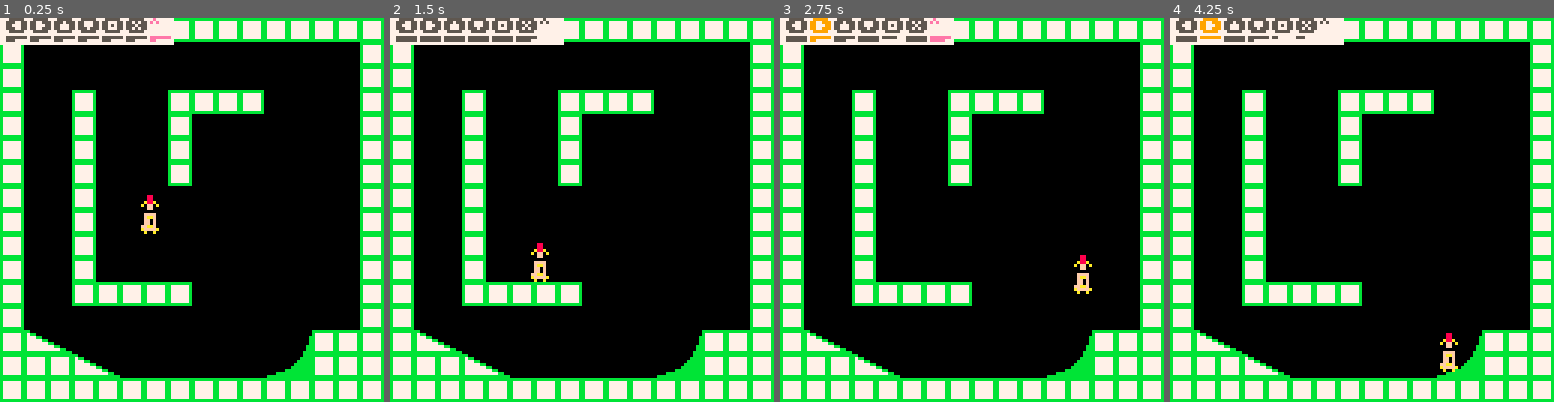
Above: before the commit, frames 1-4 (left to right).
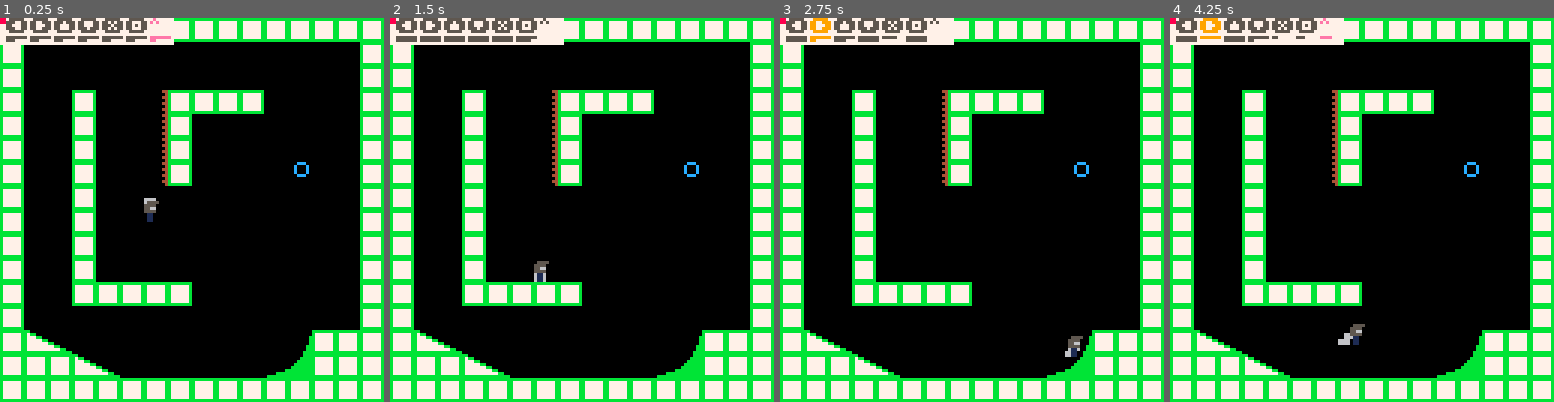
Above: after the commit, the same moments.

Repository: lemtzas/rocket-punk-pico8
Game: PICO-8 cartridge rpr.p8
Same seed, same stepped clock (60 frames per second), same inputs: the game is played once before the commit and once after it.
Inputs:
- Up to frame 1 (0.25 s): no input
- Up to frame 2 (1.5 s): tap X (X key) at 0.33, 1.07 s; tap O (Z key) at 0.7 s
- Up to frame 3 (2.75 s): hold Right 1.6-2.1 s; tap O (Z key) at 1.7, 2.1, 2.5 s; tap X (X key) at 1.85 s; hold Up 2.15-2.42 s; hold Right from 2.47 s (still down)
- Up to frame 4 (4.25 s): tap O (Z key) every 0.4 s from 2.9 to 4.1 s; tap X (X key) at 2.97, 4.08 s; release Right at 3.03 s; hold Left 3.08-3.58 s; hold Down 3.63-3.97 s; hold Right from 4.02 s (still down)

The runs differ from the first frame. In frame 1, 0.8% of the frame differs, in the area x 0-81%, y 0-57%; in frame 2, 0.7%; in frame 3, 1.0%, in the area x 0-82%, y 0-89%; in frame 4, 1.0%.

Commit message:
build system, ECS-esque architecture

Diff:
--- a/rpr.p8
+++ b/rpr.p8
@@ -1,239 +1,302 @@
 pico-8 cartridge // http://www.pico-8.com
-version 8
+version 10
 __lua__
 --------------------------------
 ------ retro punk --------------
 -- rocket punk for pico8 -------
 --------------------------------
--- TODO: Tap-to-jump
--- TODO: Wall slide
--- TODO: Ledge hange
--- TODO: Ledge climb?
--- TODO: Genericize Raycasting
--- TODO: Raycast light
--- TODO: Particles
+-- todo: tap-to-jump
+-- todo: wall slide
+-- todo: ledge hange
+-- todo: ledge climb?
+-- todo: genericize raycasting
+-- todo: raycast light
+-- todo: particles
+--
+-- these should not be gibberish:
+-- ⬆️⬇️⬅️➡️❎🅾️
 local t = 0;     -- current time
 local p =              -- player
- { x = 50, y = 50,
-  vx = 0, vy = 0,
-  fy = 0, -- the lower wall
-  inair = false, air = 0 };
+  { x = 50, y = 50,
+    vx = 0, vy = 0,
+    fy = 0, -- the lower wall
+    inair = false, air = 0 };
 local gravity = 5;
-local bsym = {"⬅️","➡️","⬆️","⬇️","🅾️","❎"}
+
+local missile_x, missile_y = 100,50
 
 -------------------------- util --
+
+function spaces(n)
+ local space = ""
+ for i=1,n do
+  space = space .. " "
+ end
+ return space
+end
+
+function dump(name, v)
+ _dump(name, v, 0)
+end
+
+-- todo: have this sort tables
+function _dump(name, v, depth)
+ local padding = spaces(depth*2)
+ if depth > 10 then
+  printh(padding .. "depth limit reached")
+  return
+ end
+ if type(v) == "table" then
+  printh(padding .. name .. " (table) len: " .. #v)
+  for k2,v2 in pairs(v) do
+   _dump(k2, v2, depth+1)
+  end
+ else
+  if type(v) == "boolean" then
+   v = v and "true" or "false"
+  elseif v == nil then
+   v = "nil"
+  elseif v == "function" then
+   v = "function"
+  end
+  printh(padding .. name .. " " .. v)
+ end
+end
+
 function len(x,y)
- return sqrt(len2(x,y))
+  return sqrt(len2(x,y))
 end
 
 function len2(x,y)
- return x*x + y*y
-end
-
-
+  return x*x + y*y
+end
+
+function mpos()
+  return stat"32", stat"33"
+end
+
+-- read button bitmask
+-- (1 = primary, 2 = secondary, 4 = middle)
+function mbut(x)
+  return band(stat"34", x)
+end
 --------------------------------
 ----------------------- setup --
-cls(); rect(0,0,127,127,1)
-
-
+function _init()
+  cls(); rect(0,0,127,127,1)
+  -- poke(0x5f2d, 1) -- initiate mouse
+  px1,py1, px2,py2 ,px3,py3 =
+    p.x-4, p.y-2 ,p.x-4, p.y-2, p.x-4, p.y-2
+end
 --------------------------------
 ------------ callback: update --
-
 _b = {
- { count=0, isdown=false, used=false,
-   sym="⬅️", col= 8 }, -- left
- { count=0, isdown=false, used=false,
-   sym="➡️", col= 9 }, -- right
- { count=0, isdown=false, used=false,
-   sym="⬆️", col=11 }, -- up
- { count=0, isdown=false, used=false,
-   sym="⬇️", col=12 }, -- down
- { count=0, isdown=false, used=false,
-   sym="🅾️", col=14 }, -- o
- { count=0, isdown=false, used=false,
-   sym="❎", col=15 }  -- x
+  { count=0, isdown=false, used=false,
+      sym="⬅️", col= 8 }, -- left
+  { count=0, isdown=false, used=false,
+      sym="➡️", col= 9 }, -- right
+  { count=0, isdown=false, used=false,
+      sym="⬆️", col=11 }, -- up
+  { count=0, isdown=false, used=false,
+      sym="⬇️", col=12 }, -- down
+  { count=0, isdown=false, used=false,
+      sym="❎", col=14 }, -- o
+  { count=0, isdown=false, used=false,
+      sym="🅾️", col=15 }  -- x
 }
 
+local o_all = {}
+local o_gravity = {}
+add(o_all,p)
+add(o_gravity,p)
+
 function draw_debug()
- for i=0,5 do
-  local cur = b(i)
-  mon(cur.sym, cur.isdown, cur.count, cur.col)
- end
- mon("^", p.inair, p.air, 14)
- mon_draw(0,0)
- -- rectfill(0,0,32,32,5)
- -- cursor(1,1)
- -- color"7"
- -- up = b"2"
- -- print("up "..up.count)
- -- print(up.count==0)
- -- if p.inair then print"inair\n" end
- -- if p.onwalll then print"wall-l\n" end
- -- if p.onwallr then print"wall-r\n" end
+  for i=0,5 do
+    local cur = b(i)
+    mon(cur.sym, cur.isdown, cur.count, cur.col)
+  end
+  mon("^", p.inair, p.air, 14)
+  mon_draw(0,0)
+  -- rectfill(0,0,32,32,5)
+  -- cursor(1,1)
+  -- color"7"
+  -- up = b"2"
+  -- print("up "..up.count)
+  -- print(up.count==0)
+  -- if p.inair then print"inair\n" end
+  -- if p.onwalll then print"wall-l\n" end
+  -- if p.onwallr then print"wall-r\n" end
 end
 
 function b(i)
- return _b[i+1]
+  return _b[i+1]
 end
 
 function update_buttons()
- for i=1,6 do
-  local cur = _b[i]
-  isdown = btn(i-1)
-  cur.count = cur.count + 1
-  if isdown != cur.isdown then
-   cur.count = 0
-   cur.used = false
-  end
-  cur.isdown = isdown
- end
+  for i=1,6 do
+    local cur = _b[i]
+    isdown = btn(i-1)
+    cur.count = cur.count + 1
+    if isdown != cur.isdown then
+      cur.count = 0
+      cur.used = false
+    end
+    cur.isdown = isdown
+  end
 end
 
 function bbuf(i)
- local cur = _b[i+1]
- return cur.count < 5 -- input buffering
+  local cur = _b[i+1]
+  return cur.count < 5 -- input buffering
 end
 
 function btnp2(i)
- local cur = _b[i+1]
- return cur.isdown
-  and cur.count < 2 -- input buffering
-end
-
-function horizontal_controls()
-if btn"0" and p.vx > -2 then
- p.vx = max(-2, p.vx - 0.6)
-end
-if btn"1" and p.vx < 2 then
- p.vx = min(2, p.vx + 0.6)
-end
-end
-
-function vertical_controls()
-
-if p.inair and btn"3" then
- p.vy = p.vy + 1
-end
+  local cur = _b[i+1]
+  return cur.isdown
+    and cur.count < 2 -- input buffering
+end
+
+function comp_gravity(o)
+  p.vy = mid(4, -4, p.vy + 0.4)
+  p.air = p.inair and p.air + 1 or 0
+  p.vx = p.vx * (p.inair and 0.95 or 0.8)
+end
+
+function comp_init_movement()
+  -- raycasted collision
+  -- i am a monster
+  cls(); rect(0,0,127,127,1)
+  map(0,0,0,0,16,16)
+end
+
+function comp_movement(o)
+  local dir = atan2(o.vx, o.vy)
+  local vxy = len(o.vx,o.vy)
+  for i=2,vxy,2 do
+    o.y = o.y + 2 * sin(dir)
+    o.x = o.x + 2 * cos(dir)
+    collide(o)
+  end
+  o.y = o.y + (vxy % 2) * sin(dir)
+  o.x = o.x + (vxy % 2) * cos(dir)
+  collide(o)
+end
+
+function horizontal_controls(o,input)
+  if input.l and o.vx > -2 then
+    o.vx = max(-2, o.vx - 0.6)
+  end
+  if input.r and o.vx < 2 then
+    o.vx = min(2, o.vx + 0.6)
+  end
+end
+
+function vertical_controls(o,input)
+  if o.inair and input.d then
+    o.vy = o.vy + 0.5
+  end
+end
+
+function comp_player_controls(o, input)
+  dump("input",input)
+  horizontal_controls(o,input)
+  vertical_controls(o,input)
+
+  -- wall jumping
+  if o.inair then
+   if o.onwalll and input.x and input.l then
+    o.vy = -2.5
+    o.vx =  3.5
+   end
+   if o.onwallr and input.x and input.r then
+    o.vy = -2.5
+    o.vx = -3.5
+   end
+  end
+
+  -- straight jumping
+  if not o.inair and input.x then
+   o.inair = true
+   o.vy = -5
+  end
 end
 
 function _update()
- t = (t + 1) % 32767
-
- update_buttons()
-
- p.vy = p.vy + 0.4
- p.air = p.inair and p.air + 1 or 0
- p.vx = p.vx * (p.inair and 0.95 or 0.8)
-
- local dir = atan2(p.vx, p.vy)
- local vxy = len(p.vx,p.vy)
- for i=2,vxy,2 do
-  p.y = p.y + 2 * sin(dir)
-  p.x = p.x + 2 * cos(dir)
-  collide()
- end
- p.y = p.y + (vxy % 2) * sin(dir)
- p.x = p.x + (vxy % 2) * cos(dir)
- collide()
-
- horizontal_controls()
- vertical_controls()
- -- straight jumping
- if not p.inair and btn(2) then
-  p.inair = true
-  p.vy = -5
- end
- -- wall jumping
- if p.inair then
-  if p.onwalll and btn(2) then
-   p.vy = -2.5
-   p.vx =  3.5
-  end
-  if p.onwallr and btn(2) then
-   p.vy = -2.5
-   p.vx = -3.5
-  end
- end
+  t = (t + 1) % 32767
+
+  update_buttons()
+
+  -- gravity component
+  foreach(o_gravity, comp_gravity)
+
+  -- movement component
+  comp_init_movement()
+  foreach(o_all, comp_movement)
+
+  comp_player_controls(p,{
+    l = btn"0",
+    r = btn"1",
+    u = btn"2",
+    d = btn"3",
+    x = btn"4",
+    o = btn"5"
+  })
 end----- end callback: update --
 
-function collide()
- -- raycasted collision
- -- i am a monster
- cls(); rect(0,0,127,127,1)
- map(0,0,0,0,100,100)
- -- down
- for y=5,128 do
-  p.fy = p.y+y
-  c = pget(p.x, p.fy)
-  if(c != 0) then break end
- end
-
- p.inair = p.fy > p.y + 8
-
- if(p.fy < p.y + 8) then
-  p.vy = 0
-  p.y = p.fy-8
-  p.air = 0
- end
- -- up
- for y=0,128 do
-  p.cy = p.y-y
-  c = pget(p.x, p.cy)
-  if(c != 0) then break end
- end
-
- if(p.cy > p.y - 3) then
-  p.vy = 0
-  p.y = p.cy+3
- end
-
- -- right lower detection
- for x=0,128 do
-  p.rlw = p.x+x
-  c = pget(p.rlw, p.y+5)
-  if(c != 0) then break end
- end
- -- right upper detection
- for x=0,128 do
-  p.ruw = p.x+x
-  c = pget(p.ruw, p.y-2)
-  if(c != 0) then break end
- end
-
- -- right response
- p.onwallr = false
- if p.rlw < p.x + p.vx + 3 then
-  p.x = p.rlw - 3
-  p.onwallr = true
- end
- if p.ruw < p.x + p.vx + 3 then
-  p.x = p.ruw - 3
-  p.onwallr = true
- end
-
- -- left lower detection
- for x=0,128 do
-  p.llw = p.x-x
-  c = pget(p.llw, p.y+5)
-  if(c != 0) then break end
- end
- -- left upper detection
- for x=0,128 do
-  p.luw = p.x-x
-  c = pget(p.luw, p.y-2)
-  if(c != 0) then break end
- end
-
- -- left response
- p.onwalll = false
- if p.llw > p.x + p.vx - 3 then
-  p.x = p.llw + 3
-  p.onwalll = true
- end
- if p.luw > p.x + p.vx - 3 then
-  p.x = p.luw + 3
-  p.onwalll = true
- end
+function collide(o)
+  -- down
+  for y=0,128 do
+    o.fy = o.y+y
+    c = pget(o.x, o.fy)
+    if(c != 0) then break end
+  end
+
+  o.inair = o.fy > o.y + 4
+
+  if(o.fy < o.y + 4) then
+    o.vy = 0
+    o.y = o.fy-4
+    o.air = 0
+  end
+  -- up
+  for y=0,128 do
+    o.cy = o.y-y
+    c = pget(o.x, o.cy)
+    if(c != 0) then break end
+  end
+
+  if(o.cy > o.y - 4) then
+    o.vy = 0
+    o.y = o.cy+4
+  end
+
+  -- right detection
+  for x=0,128 do
+    o.rw = o.x+x
+    c = pget(o.rw, o.y)
+    if(c != 0) then break end
+  end
+
+  -- right response
+  o.onwallr = false
+  if o.rw < o.x + o.vx + 4 then
+    o.x = o.rw - 4
+    o.onwallr = true
+  end
+
+  -- left detection
+  for x=0,128 do
+    o.lw = o.x-x
+    c = pget(o.lw, o.y)
+    if(c != 0) then break end
+  end
+
+  -- left response
+  o.onwalll = false
+  if o.lw > o.x + o.vx - 4 then
+    o.x = o.lw + 4
+    o.onwalll = true
+  end
 end
 
 
@@ -241,31 +304,45 @@
 -------------- callback: draw --
 function _draw()
 
- cls(); rect(0,0,127,127,1)
- map(0,0,0,0,100,100)
- draw_debug()
-
- -- punk
- spr(1, p.x-8, p.y-8, 2, 2);
- -- down collision
- -- line(p.x, p.y, p.x, p.y + 128, 5)
- -- line(p.x, p.y, p.x, p.fy, 8)
- -- -- up collision
- -- line(p.x, p.y+5, p.x, p.y - 128, 5)
- -- line(p.x, p.y+5, p.x, p.cy, 8)
- -- -- right collision
- -- line(p.x, p.y+5, p.x+128, p.y+5, 5)
- -- line(p.x, p.y+5, p.rlw, p.y+5, 8)
- -- line(p.x, p.y-2, p.x+128, p.y-2, 5)
- -- line(p.x, p.y-2, p.ruw, p.y-2, 8)
- -- -- left collision
- -- line(p.x, p.y+5, p.x-128, p.y+5, 5)
- -- line(p.x, p.y+5, p.llw, p.y+5, 8)
- -- line(p.x, p.y-2, p.x-128, p.y-2, 5)
- -- line(p.x, p.y-2, p.luw, p.y-2, 8)
-
- -------------------- overlay --
- -------------------------------
+  cls(); rect(0,0,127,127,1)
+  map(0,0,0,0,100,100)
+  draw_debug()
+
+  local mx,my = mpos();
+  printh(mx .. ", " .. my)
+  rectfill(mx-1,my-1,mx+1,my+1,8)
+  -- punk
+  px1,py1, px2,py2 ,px3,py3 =
+    px2,py2+2 ,px3,py3+2, p.x, p.y
+  px1,py1, px2,py2 =
+    mid(p.x-4,px1,p.x+4),
+    mid(p.y-4,py1,p.y+4),
+    mid(p.x-2,px2,p.x+2),
+    mid(p.y-2,py2,p.y+2)
+  spr(17, px1-4, py1-4, 1, 1, p.vx < 0)
+  spr(17, px2-4, py2-4, 1, 1, p.vx < 0)
+  spr(17, px3-4, py3-4, 1, 1, p.vx < 0)
+  spr(16, p.x-4, p.y-4, 1, 1, p.vx < 0)
+  -- line(p.x-1,p.y+2, p.x-4, p.y+7, 15)
+  -- line(p.x-1,p.y+2, p.x+4, p.y+7, 15)
+  -- line(p.x-1,p.y+2, p.x-4, p.y, 15)
+  -- line(p.x-1,p.y+2, p.x+4, p.y, 15)
+
+  -- -- youdown collision
+  -- line(p.x, p.y, p.x, p.y + 128, 5)
+  -- line(p.x, p.y, p.x, p.fy, 8)
+  -- -- up collision
+  -- line(p.x, p.y+5, p.x, p.y - 128, 5)
+  -- line(p.x, p.y+5, p.x, p.cy, 8)
+  -- -- right collision
+  -- line(p.x, p.y, p.x+128, p.y, 5)
+  -- line(p.x, p.y, p.rw, p.y, 8)
+  -- -- left collision
+  -- line(p.x, p.y, p.x-128, p.y, 5)
+  -- line(p.x, p.y, p.lw, p.y, 8)
+
+  -------------------- overlay --
+  -------------------------------
 
 end ------ end callback: draw --
 
@@ -282,56 +359,58 @@
 _mon = {}
 
 function mon_reals(what, on_off, scale, col)
- mon(what, on_off, scale*12, col)
+  mon(what, on_off, scale*12, col)
 end
 
 function mon(what, on_off, scale, col)
- cur = _mon[what] or {}
- cur.what = what
- cur.on_off = on_off
- cur.scale = scale
- cur.col = on_off and col or 5
-
- if not _mon[what] then
-  add(_mon_ordered, cur)
- end
-
- _mon[what] = cur
+  cur = _mon[what] or {}
+  cur.what = what
+  cur.on_off = on_off
+  cur.scale = scale
+  cur.col = on_off and col or 5
+
+  if not _mon[what] then
+    add(_mon_ordered, cur)
+  end
+
+  _mon[what] = cur
 end
 
 function mon_draw(sx,sy)
- rectfill(sx,sy-1,sx+8*#_mon_ordered+1,sy+8,7)
- for k,v in pairs(_mon_ordered) do
-  color(v.col)
-  x = sx + k*8 - 6
-  print(v.what, x, sy)
-  if v.scale > 0 then
-   line(x,sy+6,x+min(6,v.scale),sy+6)
-  end
-  if v.scale > 6 then
-   line(x,sy+7,x+mid(0,6,v.scale-6),sy+7)
-  end
- end
+  circ(missile_x, missile_y, 2, 12)
+  -- line(missile_x, missile_y, p.x, p.y, 1)
+  rectfill(sx,sy-1,sx+8*#_mon_ordered+1,sy+8,7)
+  for k,v in pairs(_mon_ordered) do
+    color(v.col)
+    x = sx + k*8 - 6
+    print(v.what, x, sy)
+    if v.scale > 0 then
+      line(x,sy+6,x+min(6,v.scale),sy+6)
+    end
+    if v.scale > 6 then
+      line(x,sy+7,x+mid(0,6,v.scale-6),sy+7)
+    end
+  end
 end
 
 
 __gfx__
-000000000000000000000000000000000000000000000000000000000000000000000000bbbbbbbb00000000000000bbbb000000000000000000000bb0000000
-000000000000000000000000000000000000000000000000000000000000000000000000b777777b000000000000bb7bb7bb0000000000000000000bb0000000
-007007000000000000000000000000000000000000000000000000000000000000000000b777777b0000000000bb777bb777bb0000000000000000bbbb000000
-000770000000000880000000000000000000000000000000000000000000000000000000b777777b00000000bb77777bb77777bb00000000000000bbbb000000
-000770000000000880000000000000000000000000000000000000000000000000000000b777777b000000bb7777777bb7777777bb00000000000b7bb7b00000
-00700700000000a88a000000000000000000000000000000000000000000000000000000b777777b0000bb777777777bb777777777bb000000000b7bb7b00000
-0000000000000a0ff0a00000000000000000000000000000000000000000000000000000b777777b00bb77777777777bb77777777777bb000000b77bb77b0000
-000000000000000ff0000000000000000000000000000000000000000000000000000000bbbbbbbbbbbbbbbbbbbbbbbbbbbbbbbbbbbbbbbb0000b77bb77b0000
+000000000000000000000000000000000000000000000000000000000000000000000044bbbbbbbb00000000000000bbbb000000000000000000000bb0000000
+00222220000000000000000000000000000000000000000000022000aaaaaaa000000004b777777b000000000000bb7bb7bb0000000000000000000bb0000000
+02fffff00022220000000000000000000000000000000000002772000aaaaa0000000044b777777b0000000000bb777bb777bb0000000000000000bbbb000000
+0ff1f1f00022220000000000000000000000000000000000027117200aaaa00000000004b777777b00000000bb77777bb77777bb00000000000000bbbb000000
+0ffffff000000000000000000000000000000000000000000271172000aa000000000044b777777b000000bb7777777bb7777777bb00000000000b7bb7b00000
+0001100000000000000000000000000000000000000000000021120000a0000000000004b777777b0000bb777777777bb777777777bb000000000b7bb7b00000
+000110000000000000000000000000000000000000000000000110000000000000000044b777777b00bb77777777777bb77777777777bb000000b77bb77b0000
+000110000000000000000000000000000000000000000000000110000000000000000004bbbbbbbbbbbbbbbbbbbbbbbbbbbbbbbbbbbbbbbb0000b77bb77b0000
 00000000000000000000000000000000000000000000000000000000000000000000000000000000bbbbbbbbbbbbbbbbbbbbbbbbbbbbbbbb000b777bb777b000
-00000000000000ffff0000000000000000000000000000000000000000000000000000000000000000bb77777777777bb77777777777bb00000b777bb777b000
-00000000000000faaf0000000000000000000000000000000000000000000000000000000000000b0000bb777777777bb777777777bb000000b7777bb7777b00
-00000000000000ff0f0000000000000000000000000000000000000000000000000000000000000b000000bb7777777bb7777777bb00000000b7777bb7777b00
-00000000000000ff0f0000000000000000000000000000000000000000000000000000000000000b00000000bb77777bb77777bb000000000b77777bb77777b0
-0000000000000ffaaf000000000000000000000000000000000000000000000000000000000000bb0000000000bb777bb777bb00000000000b77777bb77777b0
-0000000000000affffa00000000000000000000000000000000000000000000000000000000000bb000000000000bb7bb7bb000000000000b777777bb777777b
-00000000000000a00a00000000000000000000000000000000000000000000000000000000000bbb00000000000000bbbb00000000000000bbbbbbbbbbbbbbbb
+0005555000000000000000000000000000000000000000000000000000000000000000000000000000bb77777777777bb77777777777bb00000b777bb777b000
+0055550000666600000000000000000000000000000000000000000000000000000000000000000b0000bb777777777bb777777777bb000000b7777bb7777b00
+0055660000666600000000000000000000000000000000000000000000000000000000000000000b000000bb7777777bb7777777bb00000000b7777bb7777b00
+0055550000000000000000000000000000000000000000000000000000000000000000000000000b00000000bb77777bb77777bb000000000b77777bb77777b0
+000110000000000000000000000000000000000000000000000000000000000000000000000000bb0000000000bb777bb777bb00000000000b77777bb77777b0
+000110000000000000000000000000000000000000000000000000000000000000000000000000bb000000000000bb7bb7bb000000000000b777777bb777777b
+00011000000000000000000000000000000000000000000000000000000000000000000000000bbb00000000000000bbbb00000000000000bbbbbbbbbbbbbbbb
 00000000000000000000000000000000000000000000000000000000000000000000000000000bbb0000bbbb000000000000000bb0000000bbbbbbbbbbbbbbbb
 0000000000000000000000000000000000000000000000000000000000000000000000000000bbbb0000b77b00000000000000bbbb000000b777777bb777777b
 000000000000000000000000000000000000000000000000000000000000000000000000000bbbbb0000b77b0000000000000b7bb7b000000b77777bb77777b0
@@ -451,10 +530,10 @@
 0909090909090909090909090909090900000000000000000000000000000000000000000000000000000000000000000000000000000000000000000000000000000000000000000000000000000000000000000000000000000000000000000000000000000000000000000000000000000000000000000000000000000000
 0900000000000000000000000000000900000000000000000000000000000000000000000000000000000000000000000000000000000000000000000000000000000000000000000000000000000000000000000000000000000000000000000000000000000000000000000000000000000000000000000000000000000000
 0900000000000000000000000000000900000000000000000000000000000000000000000000000000000000000000000000000000000000000000000000000000000000000000000000000000000000000000000000000000000000000000000000000000000000000000000000000000000000000000000000000000000000
-0900000900000009090909000000000900000000000000000000000000000000000000000000000000000000000000000000000000000000000000000000000000000000000000000000000000000000000000000000000000000000000000000000000000000000000000000000000000000000000000000000000000000000
-0900000900000009050505000000000900000000000000000000000000000000000000000000000000000000000000000000000000000000000000000000000000000000000000000000000000000000000000000000000000000000000000000000000000000000000000000000000000000000000000000000000000000000
-0900000900000009000000000000000900000000000000000000000000000000000000000000000000000000000000000000000000000000000000000000000000000000000000000000000000000000000000000000000000000000000000000000000000000000000000000000000000000000000000000000000000000000
-0905000905050509000505000000000900000000000000000000000000000000000000000000000000000000000000000000000000000000000000000000000000000000000000000000000000000000000000000000000000000000000000000000000000000000000000000000000000000000000000000000000000000000
+0900000900000809090909000000000900000000000000000000000000000000000000000000000000000000000000000000000000000000000000000000000000000000000000000000000000000000000000000000000000000000000000000000000000000000000000000000000000000000000000000000000000000000
+0900000900000809050505000000000900000000000000000000000000000000000000000000000000000000000000000000000000000000000000000000000000000000000000000000000000000000000000000000000000000000000000000000000000000000000000000000000000000000000000000000000000000000
+0900000900000809000000000000000900000000000000000000000000000000000000000000000000000000000000000000000000000000000000000000000000000000000000000000000000000000000000000000000000000000000000000000000000000000000000000000000000000000000000000000000000000000
+0905000905050809000505000000000900000000000000000000000000000000000000000000000000000000000000000000000000000000000000000000000000000000000000000000000000000000000000000000000000000000000000000000000000000000000000000000000000000000000000000000000000000000
 0904000904040404040404040400000900000000000000000000000000000000000000000000000000000000000000000000000000000000000000000000000000000000000000000000000000000000000000000000000000000000000000000000000000000000000000000000000000000000000000000000000000000000
 0900000900000000000000000000000900000000000000000000000000000000000000000000000000000000000000000000000000000000000000000000000000000000000000000000000000000000000000000000000000000000000000000000000000000000000000000000000000000000000000000000000000000000
 0900000900000000000000000000000900000000000000000000000000000000000000000000000000000000000000000000000000000000000000000000000000000000000000000000000000000000000000000000000000000000000000000000000000000000000000000000000000000000000000000000000000000000
Not shown, changed: .atom-build.yml
Not shown, changed: run
